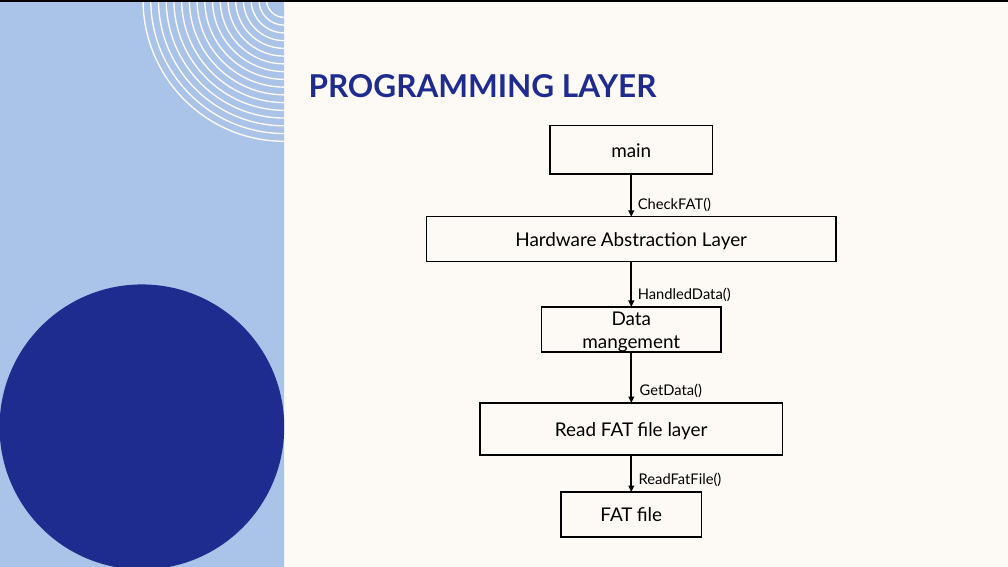
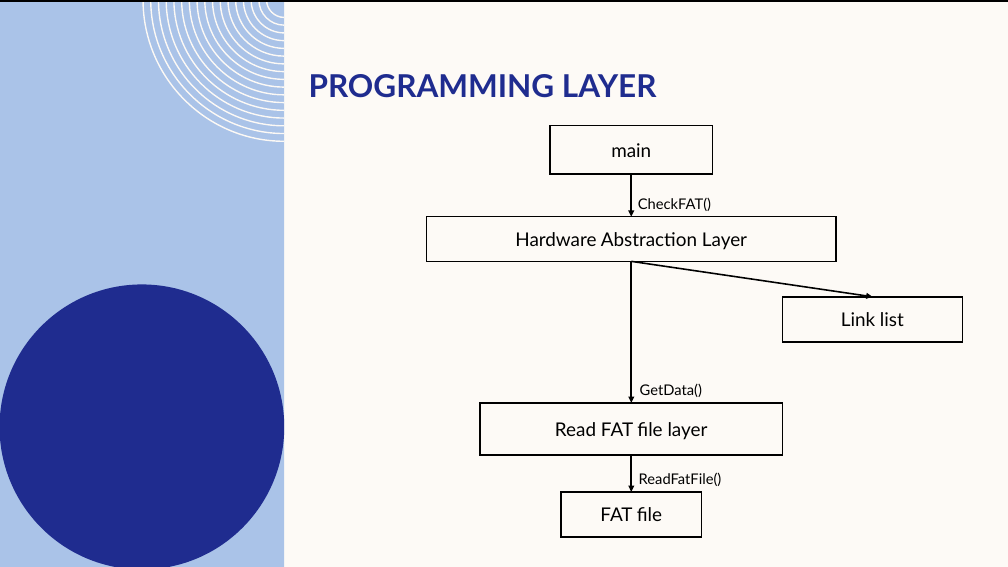
Before and after one commit to nqcbk/FRF02_MOCK1_Group_2, a slide deck: slide 28 of final_slide.pptm. Drawn at 1008x567 pixels with LibreOffice and Linux fonts; fonts in the diff are those of the drawing; background and template pictures are left out. Boxes give left, top, right and bottom in pixels: in the first picture for what was removed or moved away, otherwise in the second. Text is boxed around its words. In the diff, an @@ line names an element or a change of style, - is before the commit and + after.

```diff
--- a/final_slide.pptm
+++ b/final_slide.pptm
@@ arrow moved from (631, 352) - (631, 403) to (631, 262) - (631, 403) @@
@@ arrow moved from (631, 262) - (631, 307) to (631, 262) - (873, 297) @@
@@ text removed at (638, 287, 731, 301) @@
-HandledData()
@@ rectangle added at (783, 297, 963, 343), outline #000000 1.5 pt, 18 pt, text #000000 @@
+Link list
@@ rectangle removed at (541, 307, 721, 352) @@
-Data
-mangement
```
Also in this commit, not shown: 3 other files.
